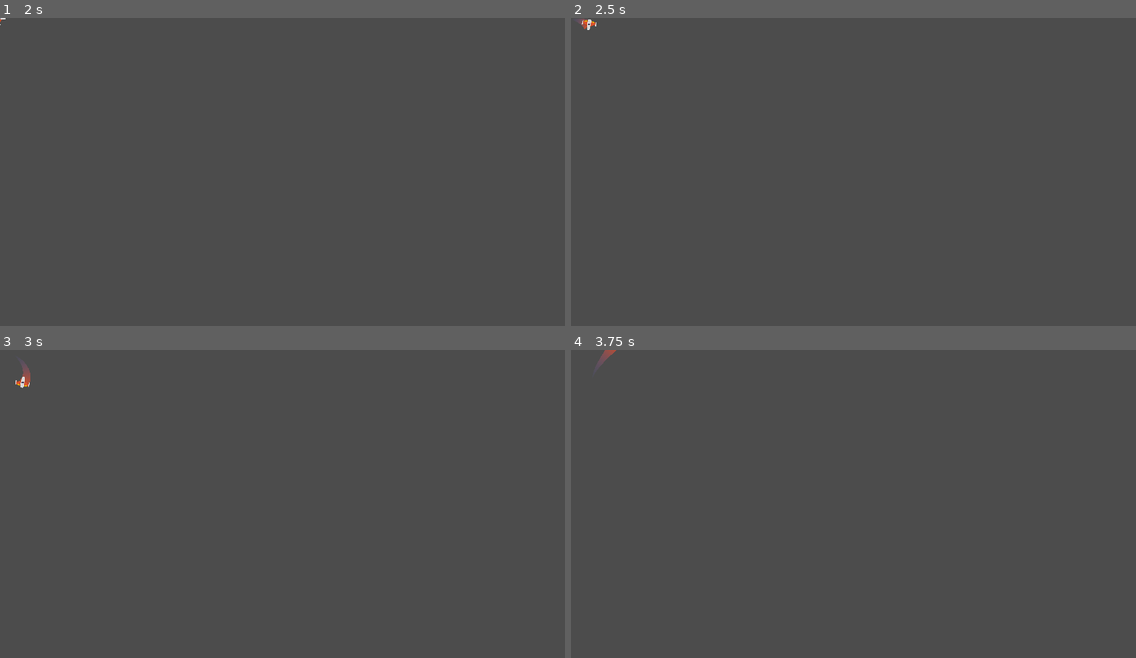
Above: before the commit, frames 1-4 (two rows, left to right).
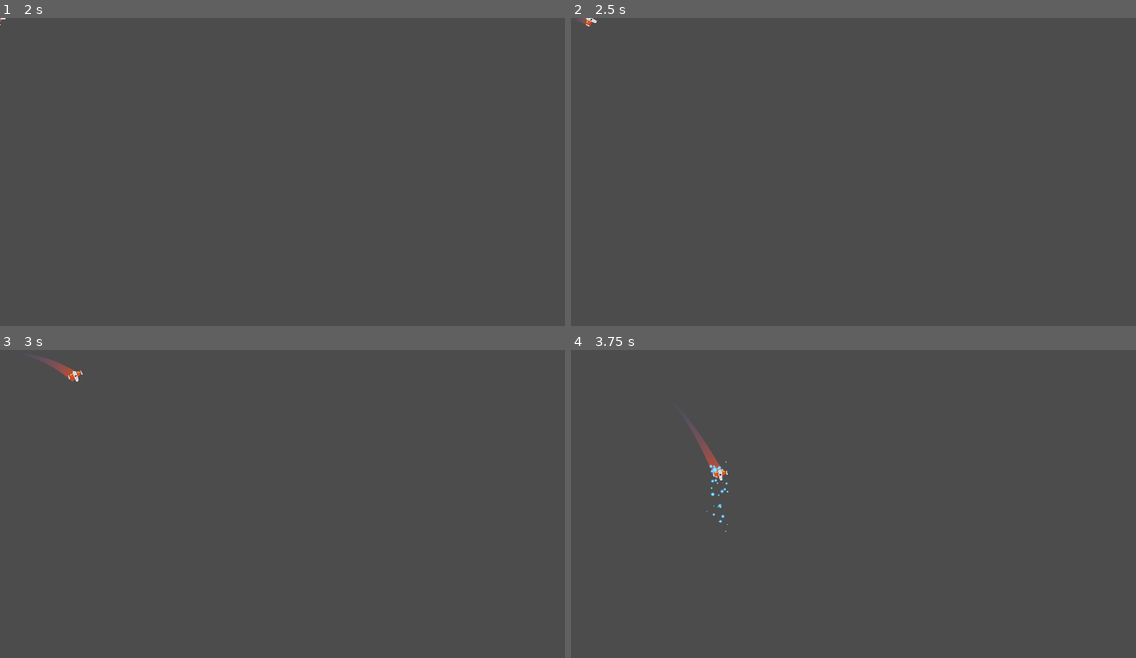
Above: after the commit, the same moments.

Repository: prietodactyl/Meteoritos
Game: Godot game, scene res://Juego/Naves/Player/Player.tscn
Two runs of this game, one before a commit and one after it. Both use one fixed random seed, a clock stepped at 60 frames per second and the inputs below. This scene is started directly instead of the project's main scene.
Inputs (mouse positions are in pixels of both pictures, inside the frame that each line leads up to):
- Up to frame 1 (2 s): tap Enter at 0.5 s; move the mouse to (406, 159) at 0.52 s; hold W (Mover Adelante) 0.53-1.28 s; hold S (Mover atrás) 0.53-1.28 s; tap Space (disparo_principal) at 1.25 s; move the mouse to (169, 193) at 1.27 s; tap A (Rotar Antihorario) at 1.35 s
- Up to frame 2 (2.5 s): tap Enter at 2 s; move the mouse to (910, 107) at 2.02 s; hold W (Mover Adelante) from 2.03 s (still down); hold D (Rotar Horario) from 2.03 s (still down)
- Up to frame 3 (3 s): keep holding W (Mover Adelante); move the mouse to (254, 571) at 2.77 s; release D (Rotar Horario) at 2.78 s; tap Space (disparo_principal) at 2.85 s
- Up to frame 4 (3.75 s): move the mouse to (1023, 556) at 3.52 s; release W (Mover Adelante) at 3.53 s; right-click (1023, 556) at 3.6 s

Frame 1 is identical in both runs. In frame 2, less than 0.1% of the frame differs, in the area x 1-5%, y 0-4%; in frame 3, 0.3%; in frame 4, 0.4%, in the area x 4-28%, y 0-60%.

Commit message:
Daño player

Diff:
--- /dev/null
+++ b/Juego/Enemigos/AreaColision.gd
@@ -0,0 +1,4 @@
+extends Area2D
+
+func recibir_danio(danio:float) -> void:
+	owner.recibir_danio(danio)
--- a/Juego/Enemigos/EnemigoDummy.gd
+++ b/Juego/Enemigos/EnemigoDummy.gd
@@ -1,5 +1,15 @@
 extends Node2D
+
+var hitpoints:float = 10.0
 
 func _on_Area2D_body_entered(body: Node) -> void:
 	if body is Player:
 		body.destruir()
+
+func recibir_danio(danio:float) -> void:
+	hitpoints -= danio
+	if hitpoints <= 0:
+		queue_free()
+
+func _process(delta: float) -> void:
+	$Canion.set_esta_disparando(true)
--- a/Juego/Enemigos/EnemigoDummy.tscn
+++ b/Juego/Enemigos/EnemigoDummy.tscn
@@ -1,7 +1,10 @@
-[gd_scene load_steps=4 format=2]
+[gd_scene load_steps=7 format=2]
 
 [ext_resource path="res://icon.png" type="Texture" id=1]
 [ext_resource path="res://Juego/Enemigos/EnemigoDummy.gd" type="Script" id=2]
+[ext_resource path="res://Juego/Enemigos/AreaColision.gd" type="Script" id=3]
+[ext_resource path="res://Juego/Proyectiles/Canion.tscn" type="PackedScene" id=4]
+[ext_resource path="res://Juego/Proyectiles/ProyectilEnemigo.tscn" type="PackedScene" id=5]
 
 [sub_resource type="RectangleShape2D" id=1]
 extents = Vector2( 31, 30.5 )
@@ -17,9 +20,27 @@
 [node name="Area2D" type="Area2D" parent="."]
 collision_layer = 2
 collision_mask = 9
+script = ExtResource( 3 )
 
 [node name="CollisionShape2D" type="CollisionShape2D" parent="Area2D"]
 position = Vector2( 0, -0.5 )
 shape = SubResource( 1 )
 
+[node name="Canion" parent="." instance=ExtResource( 4 )]
+proyectil = ExtResource( 5 )
+cadencia_disparo = 1.5
+velocidad_proyectil = 1000
+danio_proyectil = 3
+
+[node name="PuntoIzquierdo" parent="Canion" index="0"]
+position = Vector2( 0, -14 )
+
+[node name="PuntoDerecho" parent="Canion" index="1"]
+position = Vector2( 0, 15 )
+
+[node name="TimerEnfriamiento" parent="Canion" index="3"]
+wait_time = 0.001
+
 [connection signal="body_entered" from="Area2D" to="." method="_on_Area2D_body_entered"]
+
+[editable path="Canion"]
--- a/Juego/Naves/Player/Player.gd
+++ b/Juego/Naves/Player/Player.gd
@@ -8,6 +8,7 @@
 export var potencia_motor:int = 20
 export var potencia_rotacion:int = 280
 export var estela_maxima:int = 150
+export var hitpoints := 15.0
 
 ## Atributos
 var empuje:Vector2 = Vector2.ZERO
@@ -20,6 +21,7 @@
 onready var estela:Estela = $EstelaPuntoInicio/Trail2D
 onready var motor_sfx:Motor = $MotorSFX
 onready var colisionador:CollisionShape2D = $CollisionShape2D
+onready var sonido_danio:AudioStreamPlayer = $AudioStreamPlayer
 
 ## Señales internas
 func _on_AnimationPlayer_animation_finished(anim_name: String) -> void:
@@ -112,3 +114,9 @@
 
 func destruir() -> void:
 	controlador_estados(ESTADO.MUERTO)
+
+func recibir_danio(danio:float) -> void:
+	hitpoints -= danio
+	sonido_danio.play()
+	if hitpoints <= 0.0:
+		destruir()
--- a/Juego/Naves/Player/Player.tscn
+++ b/Juego/Naves/Player/Player.tscn
@@ -7,6 +7,7 @@
 [ext_resource path="res://Juego/Proyectiles/Laser/LaserBeam2D.tscn" type="PackedScene" id=5]
 [ext_resource path="res://Juego/Naves/Player/Estela/Trail2D.tscn" type="PackedScene" id=6]
 [ext_resource path="res://Juego/Naves/Player/Motor/MotorSFX.tscn" type="PackedScene" id=7]
+[ext_resource path="res://Juego/Naves/Player/sonido_danio_player.wav" type="AudioStream" id=8]
 
 [sub_resource type="CircleShape2D" id=1]
 radius = 19.105
@@ -69,7 +70,7 @@
 angular_damp = 4.0
 script = ExtResource( 2 )
 potencia_motor = 15
-potencia_rotacion = 100
+potencia_rotacion = 25
 
 [node name="LaserBeam2D" parent="." instance=ExtResource( 5 )]
 position = Vector2( 20, 0 )
@@ -111,6 +112,10 @@
 anims/default = SubResource( 3 )
 anims/spawn = SubResource( 4 )
 
+[node name="AudioStreamPlayer" type="AudioStreamPlayer" parent="."]
+stream = ExtResource( 8 )
+bus = "SFX"
+
 [connection signal="timeout" from="Canion/TimerEnfriamiento" to="Canion" method="_on_TimerEnfriamiento_timeout"]
 [connection signal="animation_finished" from="AnimationPlayer" to="." method="_on_AnimationPlayer_animation_finished"]
 
--- a/Juego/Niveles/NivelTest.tscn
+++ b/Juego/Niveles/NivelTest.tscn
@@ -17,5 +17,5 @@
 environment = ExtResource( 3 )
 
 [node name="EnemigoDummy" parent="." instance=ExtResource( 4 )]
-position = Vector2( 1254, 502 )
+position = Vector2( 1248, 296 )
 scale = Vector2( 3.4, 3.4 )
--- a/Juego/Proyectiles/Canion.gd
+++ b/Juego/Proyectiles/Canion.gd
@@ -27,7 +27,6 @@
 ## Métodos
 func _ready() -> void:
 	almacenar_puntos_disparo()
-	timer_enfriamiento.wait_time = cadencia_disparo
 
 func _process(delta: float) -> void:
 	if esta_disparando and esta_enfriado:
@@ -42,7 +41,7 @@
 func disparar() -> void:
 	esta_enfriado = false
 	disparo_sfx.play()
-	timer_enfriamiento.start()
+	timer_enfriamiento.start(cadencia_disparo)
 	for punto_disparo in puntos_disparo:
 		var new_proyectil:Proyectil = proyectil.instance()
 		new_proyectil.crear(
@@ -52,6 +51,5 @@
 			danio_proyectil
 		)
 		Eventos.emit_signal("disparo", new_proyectil)
-
-func _on_TimerEnfriamiento_timeout() -> void:
+	yield(get_tree().create_timer(cadencia_disparo), "timeout")
 	esta_enfriado = true
--- a/Juego/Proyectiles/Canion.tscn
+++ b/Juego/Proyectiles/Canion.tscn
@@ -16,5 +16,6 @@
 
 [node name="DisparoSFX" type="AudioStreamPlayer2D" parent="."]
 stream = ExtResource( 3 )
+bus = "SFX"
 
 [node name="TimerEnfriamiento" type="Timer" parent="."]
--- a/Juego/Proyectiles/Laser/LaserBeam2D.gd
+++ b/Juego/Proyectiles/Laser/LaserBeam2D.gd
@@ -10,6 +10,7 @@
 export var max_length := 1400.0
 # Base duration of the tween animation in seconds.
 export var growth_time := 0.1
+export var radio_danio := 4.0
 
 # If `true`, the laser is firing.
 # It plays appearing and disappearing animations when it's not animating.
@@ -32,7 +33,7 @@
 
 func _physics_process(delta: float) -> void:
 	cast_to = (cast_to + Vector2.RIGHT * cast_speed * delta).clamped(max_length)
-	cast_beam()
+	cast_beam(delta)
 
 
 func set_is_casting(cast: bool) -> void:
@@ -55,7 +56,7 @@
 
 # Controls the emission of particles and extends the Line2D to `cast_to` or the ray's
 # collision point, whichever is closest.
-func cast_beam() -> void:
+func cast_beam(delta:float) -> void:
 	var cast_point := cast_to
 
 	force_raycast_update()
@@ -65,6 +66,8 @@
 		cast_point = to_local(get_collision_point())
 		collision_particles.global_rotation = get_collision_normal().angle()
 		collision_particles.position = cast_point
+		if get_collider().has_method("recibir_danio"):
+			get_collider().recibir_danio(radio_danio * delta)
 
 	fill.points[1] = cast_point
 	beam_particles.position = cast_point * 0.5
--- a/Juego/Proyectiles/Laser/LaserBeam2D.tscn
+++ b/Juego/Proyectiles/Laser/LaserBeam2D.tscn
@@ -66,6 +66,7 @@
 enabled = true
 cast_to = Vector2( 0, 0 )
 collision_mask = 6
+collide_with_areas = true
 script = ExtResource( 1 )
 
 [node name="FillLine2D" type="Line2D" parent="."]
--- a/Juego/Proyectiles/Proyectil.gd
+++ b/Juego/Proyectiles/Proyectil.gd
@@ -6,15 +6,29 @@
 var velocidad:Vector2 = Vector2.ZERO
 var danio:float
 
+## Señales internas
+
+func _on_VisibilityNotifier2D_screen_exited() -> void:
+	queue_free()
+
+func _on_area_entered(area: Area2D) -> void:
+	daniar(area)
+
+func _on_body_entered(body: Node) -> void:
+	daniar(body)
+
 ## Métodos
 func crear(pos:Vector2, dir:float, vel:float, danio_p:int) -> void:
 	position = pos
 	rotation = dir
 	velocidad = Vector2(vel, 0).rotated(dir)
+	danio = danio_p
 
 func _physics_process(delta: float) -> void:
 	position += velocidad * delta
 
-
-func _on_VisibilityNotifier2D_screen_exited() -> void:
+## Métodos custom
+func daniar(otro_cuerpo:CollisionObject2D) -> void:
+	if otro_cuerpo.has_method("recibir_danio"):
+		otro_cuerpo.recibir_danio(danio)
 	queue_free()
--- a/Juego/Proyectiles/Proyectil.tscn
+++ b/Juego/Proyectiles/Proyectil.tscn
@@ -17,4 +17,6 @@
 [node name="VisibilityNotifier2D" type="VisibilityNotifier2D" parent="."]
 scale = Vector2( 0.8, 0.1 )
 
+[connection signal="area_entered" from="." to="." method="_on_area_entered"]
+[connection signal="body_entered" from="." to="." method="_on_body_entered"]
 [connection signal="screen_exited" from="VisibilityNotifier2D" to="." method="_on_VisibilityNotifier2D_screen_exited"]
--- a/Juego/Proyectiles/ProyectilEnemigo.tscn
+++ b/Juego/Proyectiles/ProyectilEnemigo.tscn
@@ -1,6 +1,7 @@
-[gd_scene load_steps=3 format=2]
+[gd_scene load_steps=4 format=2]
 
 [ext_resource path="res://Juego/Proyectiles/Proyectil.tscn" type="PackedScene" id=1]
+[ext_resource path="res://TemporalAssets/spaceshooter/PNG/Lasers/laserGreen02.png" type="Texture" id=2]
 
 [sub_resource type="CapsuleShape2D" id=1]
 radius = 1.0
@@ -12,6 +13,10 @@
 collision_layer = 16
 collision_mask = 5
 
+[node name="Sprite" parent="." index="0"]
+modulate = Color( 0, 1, 0, 1 )
+texture = ExtResource( 2 )
+
 [node name="CollisionShape2D" type="CollisionShape2D" parent="." index="2"]
 rotation = 1.5708
 shape = SubResource( 1 )
--- /dev/null
+++ b/default_bus_layout.tres
@@ -0,0 +1,9 @@
+[gd_resource type="AudioBusLayout" format=2]
+
+[resource]
+bus/1/name = "SFX"
+bus/1/solo = false
+bus/1/mute = false
+bus/1/bypass_fx = false
+bus/1/volume_db = -5.72686
+bus/1/send = "Master"
Not shown: 1 places in Juego/Naves/Player/Player.tscn that only renumber resources
Not shown, added: Juego/Naves/Player/sonido_danio_player.wav.import
Not shown, changed: Juego/Proyectiles/Laser/sonido_disparo_secundario.ogg.import
Not shown, added: Juego/Naves/Player/sonido_danio_player.wav
